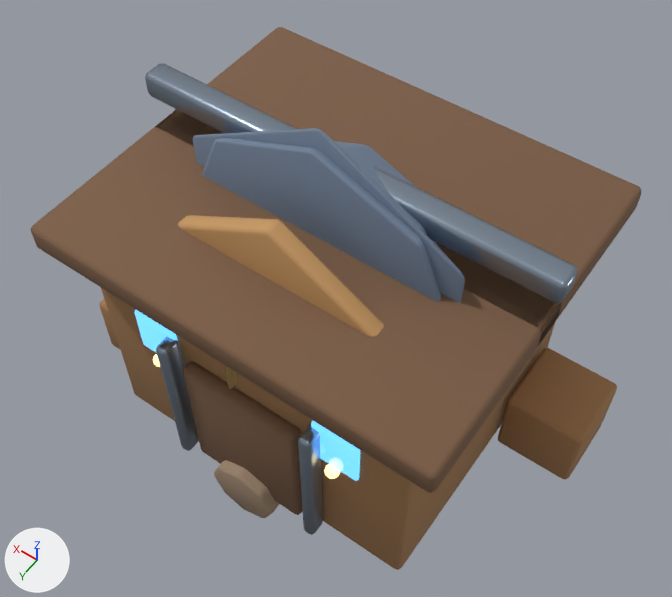
Before and after pictures for a commit that changed the glTF model public/assets/models/buildings/warehouse.glb.
Both versions are drawn from a 50 mm lens placed at (-2.53, 3.6, 6.87), pointed at (0.05, -0.01, 1.19). Lighting does not change. The marker at lower left points along +X, +Y and +Z. The picture after the commit comes second. Where no turn or scale is listed for an object, it has been applied to the vertices.

In view in the first picture: 'LOD1_PROXY_cap', 'LOD2_PROXY_cap', 'crateA', 'door', 'doorFrameL', 'doorFrameR', 'plinth', 'ridge', 'roof.left', 'roof.right', 'warehouseBody', 'warehouseGable' and 6 more.
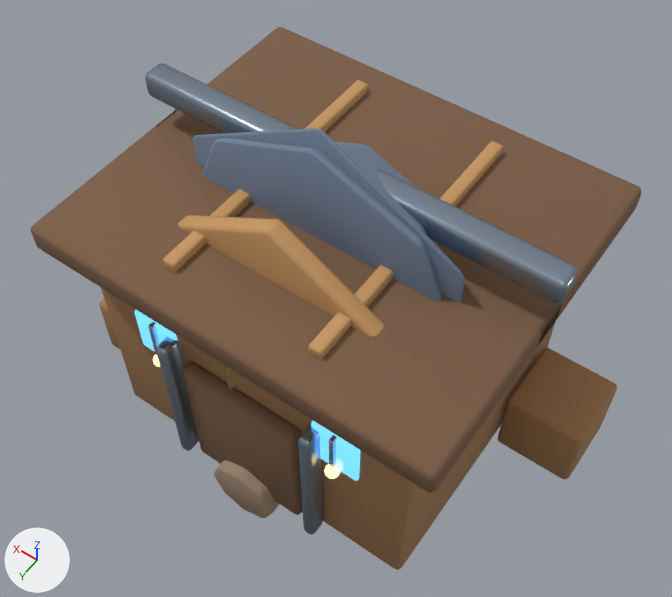
Pixel boxes [x1, y1, x2, y2] of what changed, in the pictures (672 x 597 px):
'roofTruss.L', added: after [308, 141, 503, 359]
'roofTruss.R', added: after [163, 80, 368, 272]
'windowCross.-1', added: after [329, 435, 337, 470]
'windowCross.1', added: after [148, 322, 159, 358]

The change, as a diff of the scene's bpy script:
```diff
--- a/public/assets/models/buildings/warehouse.glb.py
+++ b/public/assets/models/buildings/warehouse.glb.py
@@ me_cube_845 @@
+me_cube_845.from_pydata(...)  # 56 vertices, 108 faces; spans x -0.018..0.018, y -0.028..0.028, z -0.21..0.21
+me_cube_845.materials.append(mat_mat_warehouse_metallight)  # pale blue #c4d1df
@@ me_cube_850 @@
+me_cube_850.from_pydata(...)  # 56 vertices, 108 faces; spans x -0.05..0.05, y -1.1..1.1, z -0.05..0.05
+me_cube_850.materials.append(mat_mat_warehouse_woodlight)  # orange #c59761
@@ me_cube_849 @@
+me_cube_849.from_pydata(...)  # 56 vertices, 108 faces; spans x -0.05..0.05, y -1.1..1.1, z -0.05..0.05
+me_cube_849.materials.append(mat_mat_warehouse_woodlight)  # orange #c59761
@@ ob_windowcross__1 @@
+ob_windowcross__1 = bpy.data.objects.new('windowCross.-1', me_cube_845)
+ob_windowcross__1.location = (-0.78, 1.19, 1.4)
@@ ob_windowcross_1 @@
+ob_windowcross_1 = bpy.data.objects.new('windowCross.1', me_cube_845.copy())
+ob_windowcross_1.location = (0.78, 1.19, 1.4)
@@ ob_rooftruss_r @@
+ob_rooftruss_r = bpy.data.objects.new('roofTruss.R', me_cube_850)
+ob_rooftruss_r.location = (0.58, 0.0, 2.28)
@@ ob_rooftruss_l @@
+ob_rooftruss_l = bpy.data.objects.new('roofTruss.L', me_cube_849)
+ob_rooftruss_l.location = (-0.58, 0.0, 2.28)
```
